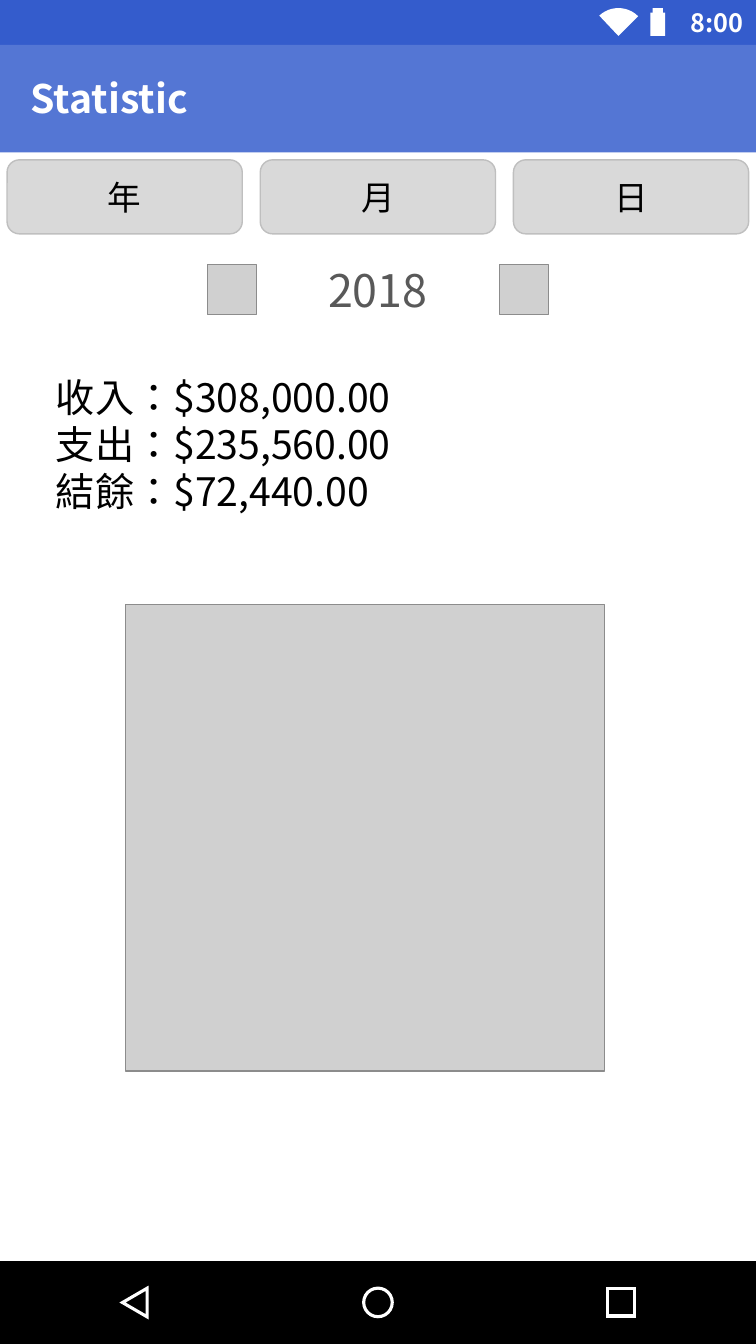
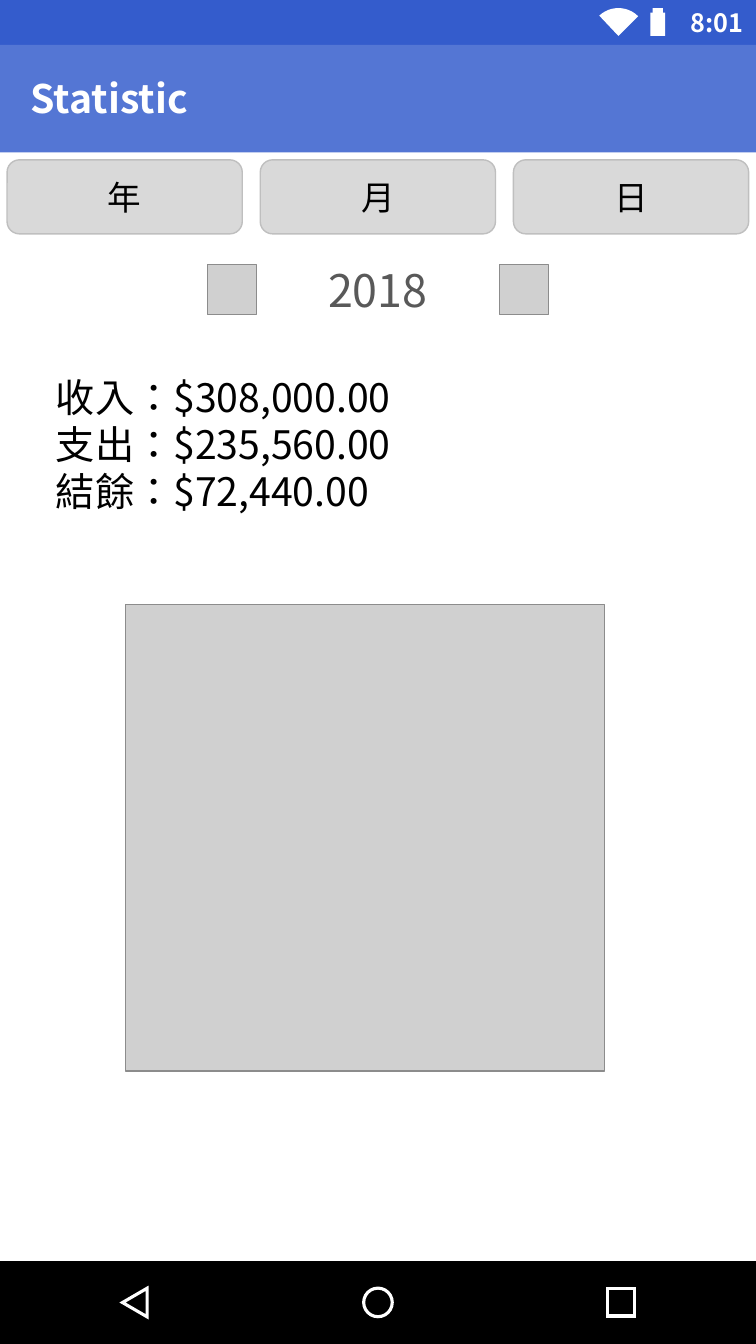
Before and after one commit to OctupusTea/OOAD, a slide deck: slide 11 of Final/影片動畫-孟瑾.pptx. Drawn at 756x1344 pixels with LibreOffice and Linux fonts; fonts in the diff are those of the drawing; grey boxes stand for pictures. Boxes give left, top, right and bottom in pixels: in the first picture for what was removed or moved away, otherwise in the second. Text is boxed around its words. In the diff, an @@ line names an element or a change of style, - is before the commit and + after.

```diff
--- a/Final/影片動畫-孟瑾.pptx
+++ b/Final/影片動畫-孟瑾.pptx
@@ text at (x1=690, y1=13, x2=743, y2=33): text changed @@
-8:00
+8:01
```
Also in this commit, not shown: 5 other slides changed.
